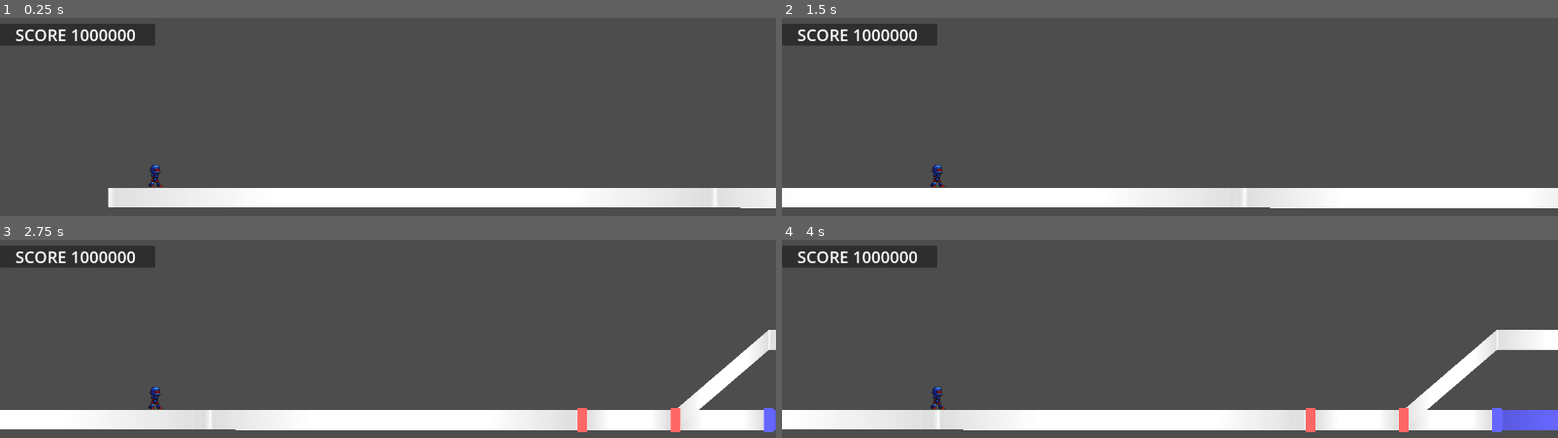
Above: before the commit, frames 1-4 (two rows, left to right).
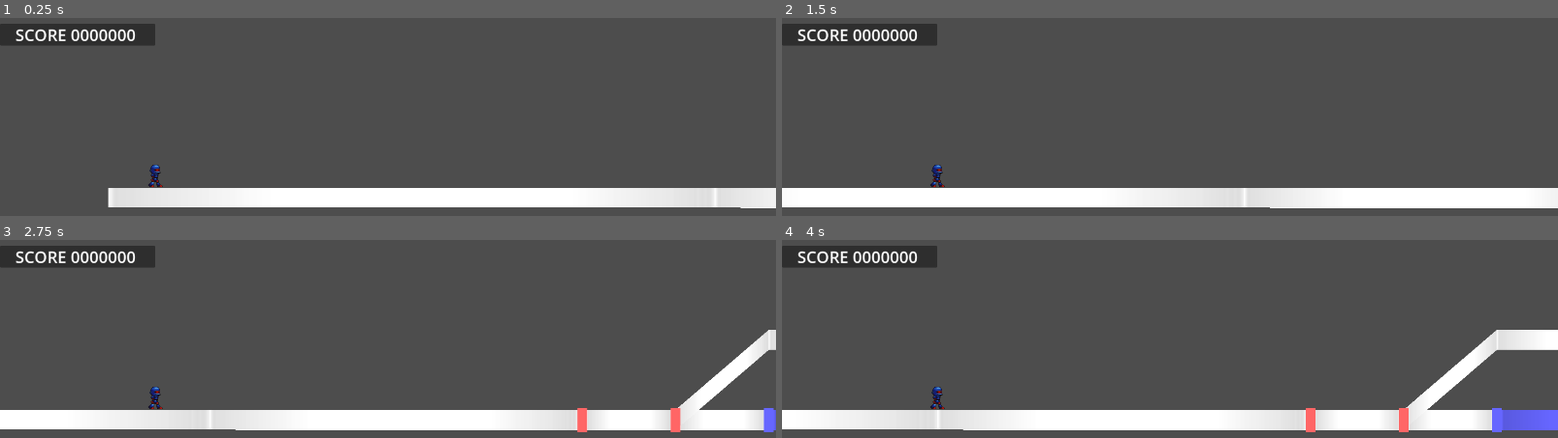
Above: after the commit, the same moments.

Repository: junu192857/Vexatonic-dash-2
Game: Godot game, scene res://Scenes/RhythmScene.tscn
Two runs of this game, one before a commit and one after it. Both use one fixed random seed, a clock stepped at 60 frames per second and the inputs below.
Inputs (mouse positions are in pixels of both pictures, inside the frame that each line leads up to):
- Up to frame 1 (0.25 s): no input
- Up to frame 2 (1.5 s): tap Enter at 0.5 s; move the mouse to (1340, 176) at 0.52 s; tap A (a) at 0.6 s; click (1340, 176) at 0.67 s; tap D (d) at 0.8 s; drag from (outside the picture) to (outside the picture) at 1.27 s
- Up to frame 3 (2.75 s): move the mouse to (465, 323) at 2.02 s; tap J (j) at 2.1 s; click (465, 323) at 2.17 s; tap K (k) at 2.3 s
- Up to frame 4 (4 s): drag from (outside the picture) to (937, 354) at 2.77 s; tap Space at 3.5 s; move the mouse to (outside the picture) at 3.52 s; tap L (l) at 3.6 s; click (outside the picture) at 3.67 s; tap S (s) at 3.8 s

The runs differ from the first frame. In frame 1, less than 0.1% of the frame differs, in the area x 9-11%, y 5-12%; in frame 2, less than 0.1%; in frame 3, less than 0.1%; in frame 4, less than 0.1%.

Commit message:
Increasing 표시버그 수정, 캐릭터 z인덱스 변경

Diff:
--- a/vexatonic-dash-2/Prefabs/Character.tscn
+++ b/vexatonic-dash-2/Prefabs/Character.tscn
@@ -40,7 +40,7 @@
 }]
 
 [node name="Character" type="Node2D" unique_id=995761361]
-z_index = 2
+z_index = 3
 script = ExtResource("1_dkyrv")
 
 [node name="AnimatedSprite2D" type="AnimatedSprite2D" parent="." unique_id=1796983103]
--- a/vexatonic-dash-2/Scripts/IngameDataManager.gd
+++ b/vexatonic-dash-2/Scripts/IngameDataManager.gd
@@ -42,7 +42,7 @@
 
 	match Setting.score_display:
 		Setting.SCORE_DISPLAY.Increasing:
-			status_updated.emit(judgement, score + current_score, combo, note)
+			status_updated.emit(judgement, current_score, combo, note)
 		Setting.SCORE_DISPLAY.Decreasing:
 			var perfect_score = pressed_note_count * score_per_note + calculate_longNote_score(total_long_length_current)
 			status_updated.emit(judgement, 1000000 - (perfect_score - current_score), combo, note)
--- a/vexatonic-dash-2/Scripts/Scripts_without_Node/Setting.gd
+++ b/vexatonic-dash-2/Scripts/Scripts_without_Node/Setting.gd
@@ -34,4 +34,4 @@
 
 enum SCORE_DISPLAY {Increasing, Decreasing}
 
-static var score_display = SCORE_DISPLAY.Decreasing
+static var score_display = SCORE_DISPLAY.Increasing
